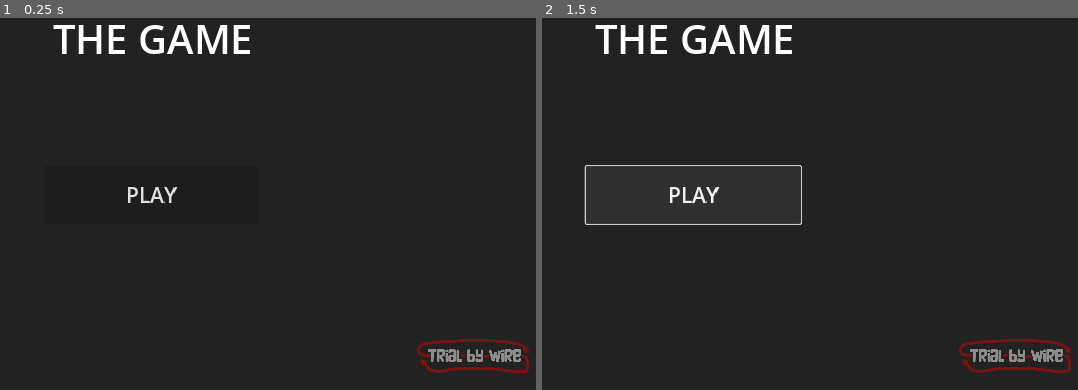
Above: before the commit, frames 1-2 (left to right).
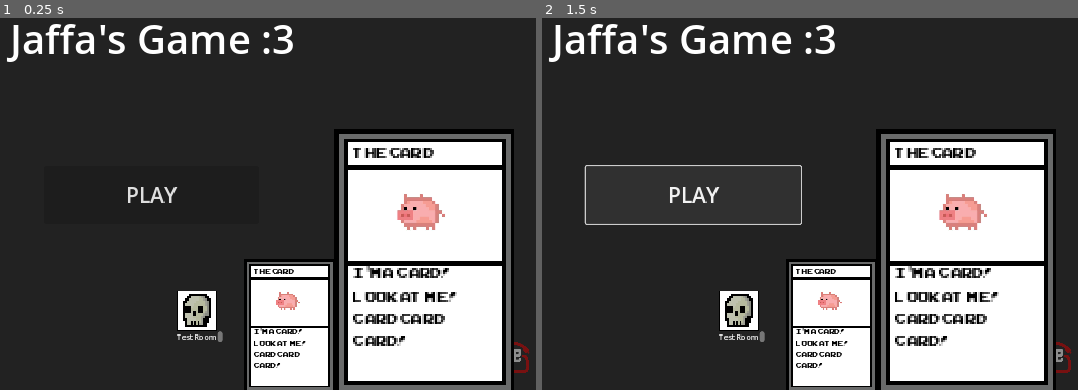
Above: after the commit, the same moments.

Repository: Cmckenzie01/GMTKGameJam2023
Game: Godot game, scene res://scenes/start_screen.tscn
Same seed, same stepped clock (60 frames per second), same inputs: the game is played once before the commit and once after it. Before the commit the project has no main scene; this scene is started directly in both runs.
Inputs:
- Up to frame 1 (0.25 s): no input
- Up to frame 2 (1.5 s): click "PLAY" at 0.5 s; click "PLAY" at 1.25 s

The runs differ from the first frame. In frame 1, 32% of the frame differs, in the area x 1-96%, y 1-100%; in frame 2, 32%.

Commit message:
Added some basic stuff. Cards that expand on hover and a room node.

Diff:
--- a/project.godot
+++ b/project.godot
@@ -11,7 +11,7 @@
 [application]
 
 config/name="Gmtk Game Jam 2023"
-run/main_scene="res://level/level_one.tscn"
+run/main_scene="res://scenes/start_screen.tscn"
 config/features=PackedStringArray("4.1", "Forward Plus")
 config/icon="res://icon.svg"
 
--- /dev/null
+++ b/scenes/Cards/Card.gd
@@ -0,0 +1,59 @@
+class_name Card extends Node2D
+
+@export var card_name: String = 'The Card'
+@export var image = preload('res://assets/Cards/pig.jpg')
+@export var description = "I'm a card! Look at me! Card card card!"
+@export var effects = [] # TODO Make some of these
+
+@onready var card_name_node = $CardFrame/CardName
+@onready var card_image = $CardFrame/CardImage
+@onready var card_text = $CardFrame/CardText
+# TODO Add room for flavour text?
+
+var expanded = false
+var moused_over = false
+
+signal play_card(effects: Array)
+
+# Called when the node enters the scene tree for the first time.
+func _ready() -> void:
+    card_name_node.text = card_name
+    card_text.text = description
+    card_image.texture = image
+
+# Called every frame. 'delta' is the elapsed time since the previous frame.
+func _process(delta: float) -> void:
+    pass
+
+func _on_area_2d_mouse_entered() -> void:
+    if not self.expanded:
+        self.expand()
+
+    self.moused_over = true
+
+func _on_area_2d_mouse_exited() -> void:
+    self.shrink()
+
+    self.moused_over = false
+
+func expand(): # TODO If expanded and hover over another card in those bounds, stays expanded. Fix via signals?
+    var original_position = self.global_position
+    self.transform = self.transform.scaled(Vector2(2, 2))
+    self.global_position = original_position
+    self.z_index += 1
+
+    self.expanded = true
+
+func shrink():
+    var original_position = self.global_position
+    self.transform = self.transform.scaled(Vector2(0.5, 0.5))
+    self.global_position = original_position
+    self.z_index -= 1
+
+    self.expanded = false
+
+func _input(event: InputEvent):
+    if event is InputEventMouseButton and event.double_click and self.moused_over:
+        print('Double click')
+
+        play_card.emit(self.effects)
--- /dev/null
+++ b/scenes/Cards/Card.tscn
@@ -0,0 +1,49 @@
+[gd_scene load_steps=6 format=3 uid="uid://gxhrf1cwptdn"]
+
+[ext_resource type="Script" path="res://scenes/Cards/Card.gd" id="1_vltva"]
+[ext_resource type="Texture2D" uid="uid://dls1c37oq5nkl" path="res://assets/Cards/Card.png" id="2_tlbps"]
+[ext_resource type="FontFile" uid="uid://bfx7o8u6rt3s6" path="res://assets/Fonts/arcadeclassic/ARCADECLASSIC.TTF" id="3_yme5s"]
+[ext_resource type="Texture2D" uid="uid://di24al05mb8dh" path="res://assets/Cards/pig.jpg" id="4_afnht"]
+
+[sub_resource type="RectangleShape2D" id="RectangleShape2D_5r046"]
+size = Vector2(144, 212)
+
+[node name="Card" type="Node2D"]
+script = ExtResource("1_vltva")
+
+[node name="CardFrame" type="Sprite2D" parent="."]
+texture = ExtResource("2_tlbps")
+
+[node name="CardName" type="RichTextLabel" parent="CardFrame"]
+offset_left = -57.0
+offset_top = -95.0
+offset_right = 61.0
+offset_bottom = -76.0
+theme_override_colors/default_color = Color(0, 0, 0, 1)
+theme_override_fonts/normal_font = ExtResource("3_yme5s")
+theme_override_font_sizes/normal_font_size = 16
+
+[node name="CardImage" type="Sprite2D" parent="CardFrame"]
+position = Vector2(-2.62502, -39.375)
+scale = Vector2(0.10335, 0.105801)
+texture = ExtResource("4_afnht")
+
+[node name="CardText" type="RichTextLabel" parent="CardFrame"]
+offset_left = -57.0
+offset_top = 1.0
+offset_right = 61.0
+offset_bottom = 105.0
+theme_override_colors/default_color = Color(0, 0, 0, 1)
+theme_override_fonts/normal_font = ExtResource("3_yme5s")
+theme_override_font_sizes/normal_font_size = 16
+text = "I'm   a   test card description!
+
+Look   at  how wordy  I  am!"
+
+[node name="Area2D" type="Area2D" parent="."]
+
+[node name="CollisionShape2D" type="CollisionShape2D" parent="Area2D"]
+shape = SubResource("RectangleShape2D_5r046")
+
+[connection signal="mouse_entered" from="Area2D" to="." method="_on_area_2d_mouse_entered"]
+[connection signal="mouse_exited" from="Area2D" to="." method="_on_area_2d_mouse_exited"]
--- /dev/null
+++ b/scenes/Floors/Room.gd
@@ -0,0 +1,14 @@
+class_name Room extends Node2D
+
+@export var room_name: String = 'Test Room'
+
+@onready var room_name_node = $RoomName
+@onready var icon_node = $Icon
+
+# Called when the node enters the scene tree for the first time.
+func _ready() -> void:
+    self.room_name_node.text = self.room_name
+
+# Called every frame. 'delta' is the elapsed time since the previous frame.
+func _process(delta: float) -> void:
+    pass
--- /dev/null
+++ b/scenes/Floors/Room.tscn
@@ -0,0 +1,18 @@
+[gd_scene load_steps=3 format=3 uid="uid://bvxtwari425f0"]
+
+[ext_resource type="Script" path="res://scenes/Floors/Room.gd" id="1_sns5q"]
+[ext_resource type="Texture2D" uid="uid://cxnbbq7bthlqx" path="res://assets/Floors/MonsterRoom.png" id="2_yb138"]
+
+[node name="Room" type="Node2D"]
+script = ExtResource("1_sns5q")
+
+[node name="Icon" type="Sprite2D" parent="."]
+texture = ExtResource("2_yb138")
+
+[node name="RoomName" type="RichTextLabel" parent="."]
+offset_left = -32.0
+offset_top = 33.0
+offset_right = 41.0
+offset_bottom = 51.0
+theme_override_colors/default_color = Color(1, 1, 1, 1)
+theme_override_font_sizes/normal_font_size = 12
--- a/scenes/start_screen.tscn
+++ b/scenes/start_screen.tscn
@@ -1,6 +1,8 @@
-[gd_scene load_steps=3 format=3 uid="uid://ddiwmaokiso8v"]
+[gd_scene load_steps=5 format=3 uid="uid://ddiwmaokiso8v"]
 
 [ext_resource type="Texture2D" uid="uid://d1b5wiyo3q8mq" path="res://assets/logo/trial-by-wire.png" id="1_1tuk4"]
+[ext_resource type="PackedScene" uid="uid://gxhrf1cwptdn" path="res://scenes/Cards/Card.tscn" id="2_q23ip"]
+[ext_resource type="PackedScene" uid="uid://bvxtwari425f0" path="res://scenes/Floors/Room.tscn" id="3_hplgj"]
 
 [sub_resource type="LabelSettings" id="LabelSettings_u6byt"]
 font_size = 64
@@ -39,7 +41,7 @@
 
 [node name="Label" type="Label" parent="CanvasLayer/Title"]
 layout_mode = 2
-text = "THE GAME"
+text = "Jaffa's Game :3"
 label_settings = SubResource("LabelSettings_u6byt")
 horizontal_alignment = 1
 vertical_alignment = 1
@@ -54,3 +56,15 @@
 layout_mode = 2
 theme_override_font_sizes/font_size = 34
 text = "PLAY"
+
+[node name="Unexpanded Card Example" parent="CanvasLayer/Start/StartButton" instance=ExtResource("2_q23ip")]
+z_index = 1
+position = Vector2(393, 255)
+
+[node name="Card" parent="CanvasLayer/Start/StartButton" instance=ExtResource("2_q23ip")]
+position = Vector2(609, 152)
+scale = Vector2(2, 2)
+
+[node name="Room" parent="CanvasLayer/Start/StartButton" instance=ExtResource("3_hplgj")]
+z_index = 1
+position = Vector2(245, 231)
Binary file added: assets/Cards/Card.aseprite
Binary file added: assets/Cards/Card.png
Not shown, added: assets/Cards/Card.png.import
Binary file added: assets/Cards/pig.jpg
Not shown, added: assets/Cards/pig.jpg.import
Binary file added: assets/Floors/MonsterRoom.aseprite
Binary file added: assets/Floors/MonsterRoom.png
Not shown, added: assets/Floors/MonsterRoom.png.import
Binary file added: assets/Fonts/arcadeclassic/ARCADECLASSIC.TTF
Not shown, added: assets/Fonts/arcadeclassic/ARCADECLASSIC.TTF.import
Not shown, added: assets/Fonts/arcadeclassic/pizzadudedotdk.txt
Binary file added: assets/pig.jpg
(and 2 more such lines)
